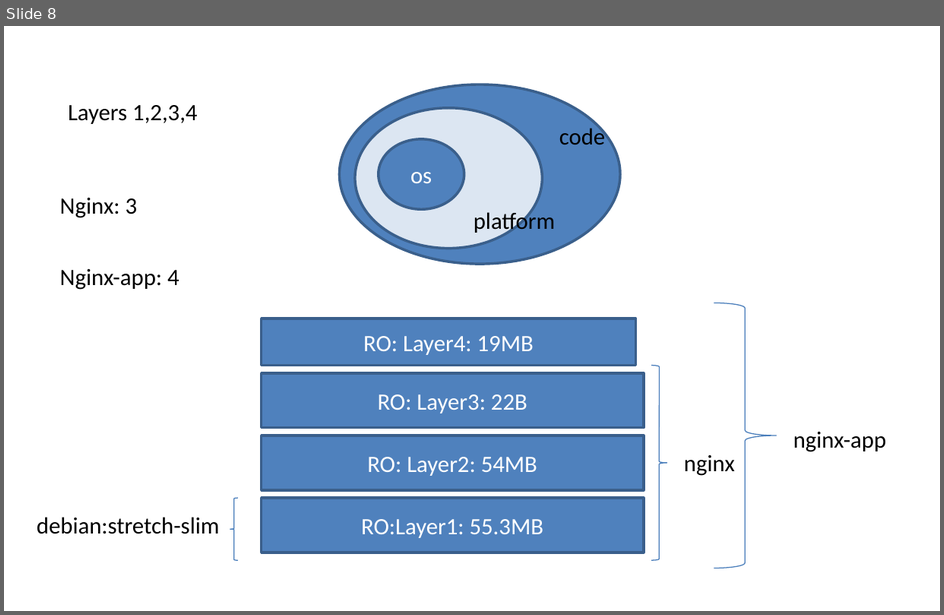
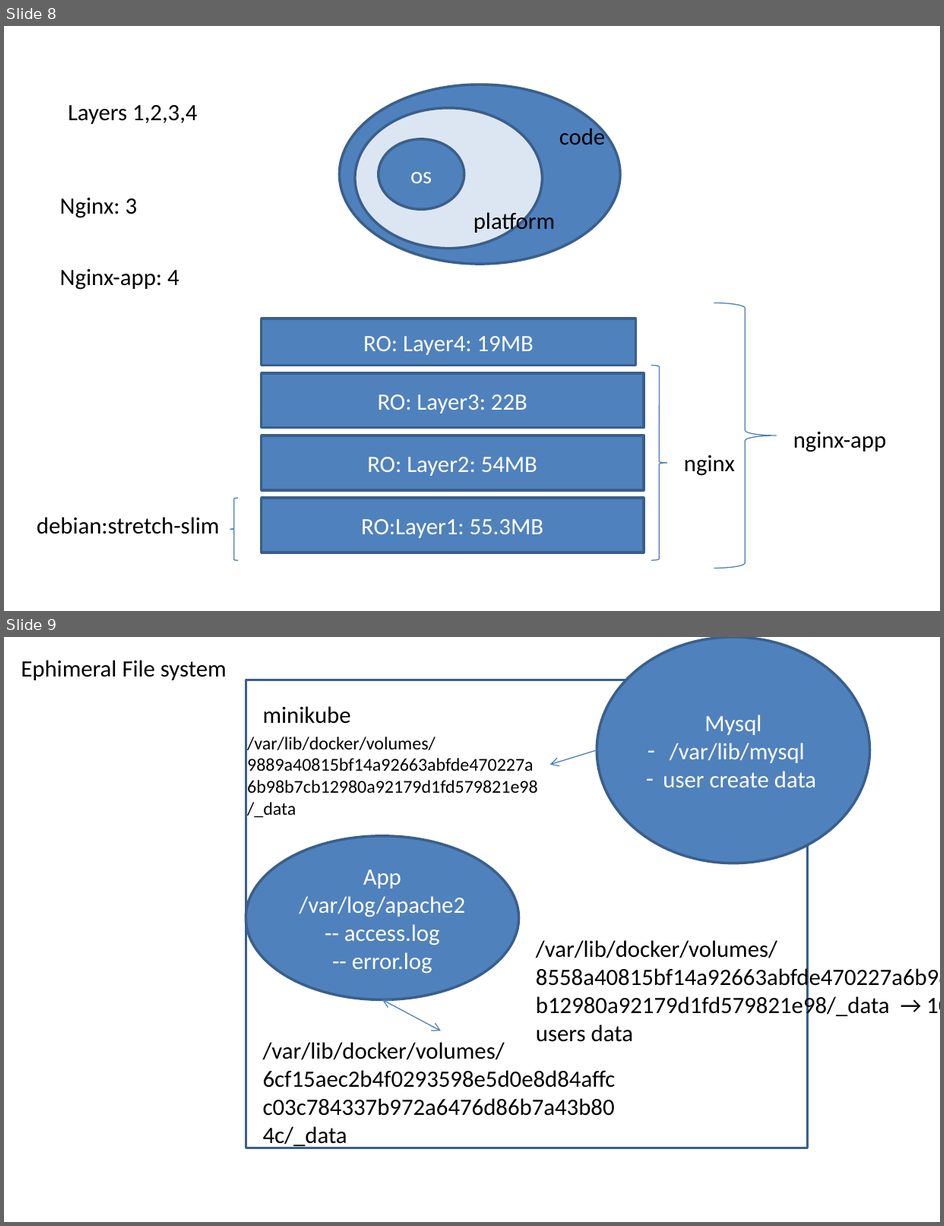
Before and after one commit to AdityaSP/ora-jun24-dock-kube, a slide deck: rough-diag.pptx. Shown one above the other, each under a label of ours: slide 8 before the commit, slides 8 and 9 after it. The pictures are 944x615 and 944x1226 pixels, drawn with LibreOffice and Linux fonts; fonts in the diff are those of the drawing. Boxes give left, top, right and bottom in pixels: in the first picture for what was removed or moved away, otherwise in the second. Text is boxed around its words. In the diff, an @@ line names an element or a change of style, - is before the commit and + after.

```diff
--- a/rough-diag.pptx
+++ b/rough-diag.pptx
@@ slide 9 added at box(4, 637, 940, 1222), background #FFFFFF @@
@@ ellipse added at box(597, 637, 870, 863), fill #4F81BD, outline #3A5F8C 2 pt, 18 pt, text #FFFFFF @@
+Mysql
+– /var/lib/mysql
+– user create data
@@ text added at box(21, 660, 227, 680), 18 pt, text #000000 @@
+Ephimeral File system
@@ rectangle added at box(246, 680, 807, 1148), outline #3A5F8C 2 pt @@
@@ text added at box(263, 706, 351, 724), 18 pt, text #000000 @@
+minikube
@@ text added at box(247, 737, 436, 818), 14 pt, text #000000 @@
+/var/lib/docker/volumes/9889a40815bf14a92663abfde470227a6b98b7cb12980a92179d1fd579821e98/_data
@@ arrow added from (597, 750) to (550, 765), #4B7EBC 0.75 pt @@
@@ ellipse added at box(246, 835, 519, 1000), fill #4F81BD, outline #3A5F8C 2 pt, 18 pt, text #FFFFFF @@
+App
+/var/log/apache2
+-- access.log
+-- error.log
@@ text added at box(536, 940, 890, 1042), 18 pt, text #000000 @@
+/var/lib/docker/volumes/8558a40815bf14a92663abfde470227a6b98b7cb12980a92179d1fd579821e98/_data → 100 users data
@@ double arrow added from (382, 1000) to (441, 1031), #4B7EBC 0.75 pt @@
@@ text added at box(263, 1042, 505, 1149), 18 pt, text #000000 @@
+/var/lib/docker/volumes/6cf15aec2b4f0293598e5d0e8d84affcc03c784337b972a6476d86b7a43b804c/_data
```
Also in this commit, not shown: 1 slide changed, 4 other slides added, 10 other files.
